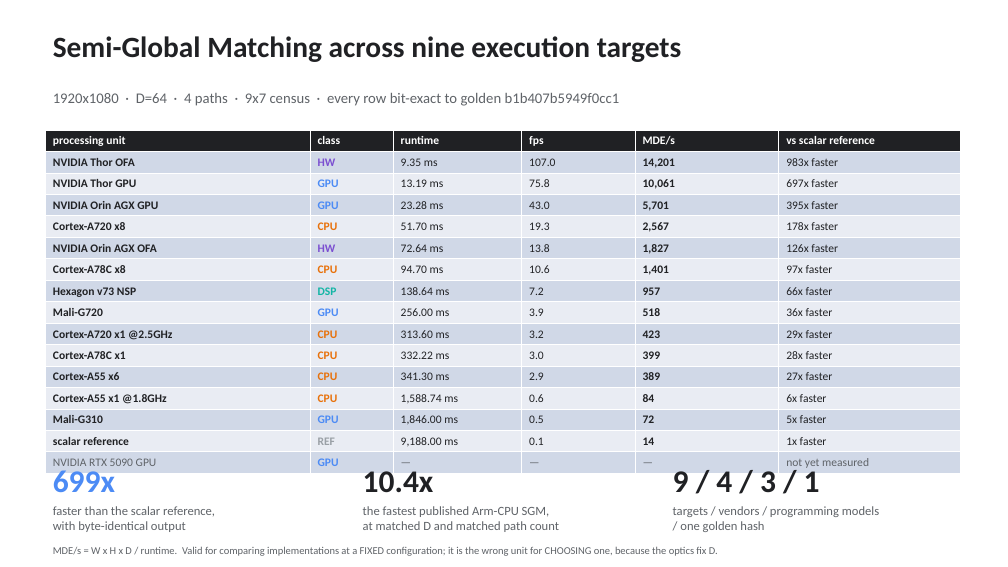
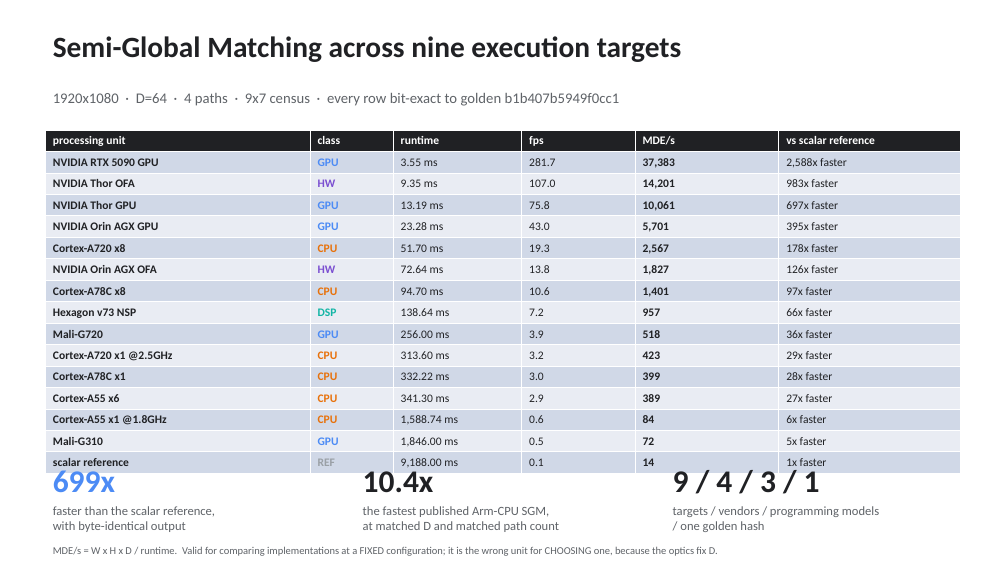
Before and after one commit to kylefoxaustin/sgm-bench, a slide deck: slide 1 of docs/sgm-results.pptx. Drawn at 1008x567 pixels with LibreOffice and Linux fonts; fonts in the diff are those of the drawing. Boxes give left, top, right and bottom in pixels: in the first picture for what was removed or moved away, otherwise in the second. Text is boxed around its words. In the diff, an @@ line names an element or a change of style, - is before the commit and + after.

Commit message:
5090: measured, and DRAM bandwidth recorded for every GPU
RTX 5090, bit-exact against the shared scene at all three D values:
    D=64   3.55 ms   37,383 MDE/s   282 fps
    D=128  4.09 ms   64,880 MDE/s
    D=256  7.08 ms   74,957 MDE/s

⭐ And it shows NO reversal at D=256, where Thor turns over (12,138 -> 9,409).
That is what the amortisation-vs-traffic mechanism predicts on a part with
5.6x the bandwidth, so the mechanism now has a third data point that it
called correctly in advance.

⚠️ Built as PTX and JIT-compiled by the driver: the local toolkit is CUDA
12.6, whose maximum target is compute_90, and the 5090 is compute_120. A pip
venv supplies ptxas 12.9 (which does support sm_120) but no nvcc, so a native
build needs a full 12.8+ toolkit install. The result is golden-verified and
the driver JIT uses the same backend compiler, but it is not a native build
and is labelled as such rather than quietly presented as one.

⭐ DDR BANDWIDTH IS NOW RECORDED FOR ALL THREE GPUs, which was a gap until it
was asked about -- it had been measured on Thor alone and used to support a
claim about every machine:

    RTX 5090   587 GB/s achieved of 1,385 measured ceiling   42%
    Thor       145 of 249                                    58%
    Orin AGX    87 of 175                                    49%

Across a 7.9x spread in bandwidth, utilisation stays in a 42-58% band and
MDE/s per GB/s varies only 1.5x, so bandwidth predicts most of the ranking.
The residual is the interesting part: the 5090 is the LEAST efficient of the
three despite being the fastest, i.e. at that speed the kernel has stopped
being purely bandwidth-bound.

⭐ THE 5090 ALSO HAS STEREO HARDWARE and it is NOT measured here. Its
optical-flow library exports NvOFAPICreateInstanceCuda and contains the
string NV_OF_INIT_PARAMS::disparityRange, which is the stereo mode's
parameter in NVIDIA's Optical Flow SDK. Driving it needs that SDK, which is
behind a developer login and is not installed. Confirmed to exist, recorded
as unmeasured, with nothing estimated in its place.

```diff
--- a/docs/sgm-results.pptx
+++ b/docs/sgm-results.pptx
@@ table at (45,130,960,471) @@
+row 2: NVIDIA RTX 5090 GPU | GPU | 3.55 ms | 281.7 | 37,383 | 2,588x faster
-row 16: NVIDIA RTX 5090 GPU | GPU | — | — | — | not yet measured
```
Also in this commit, not shown: 1 other slide changed, 5 other files.
